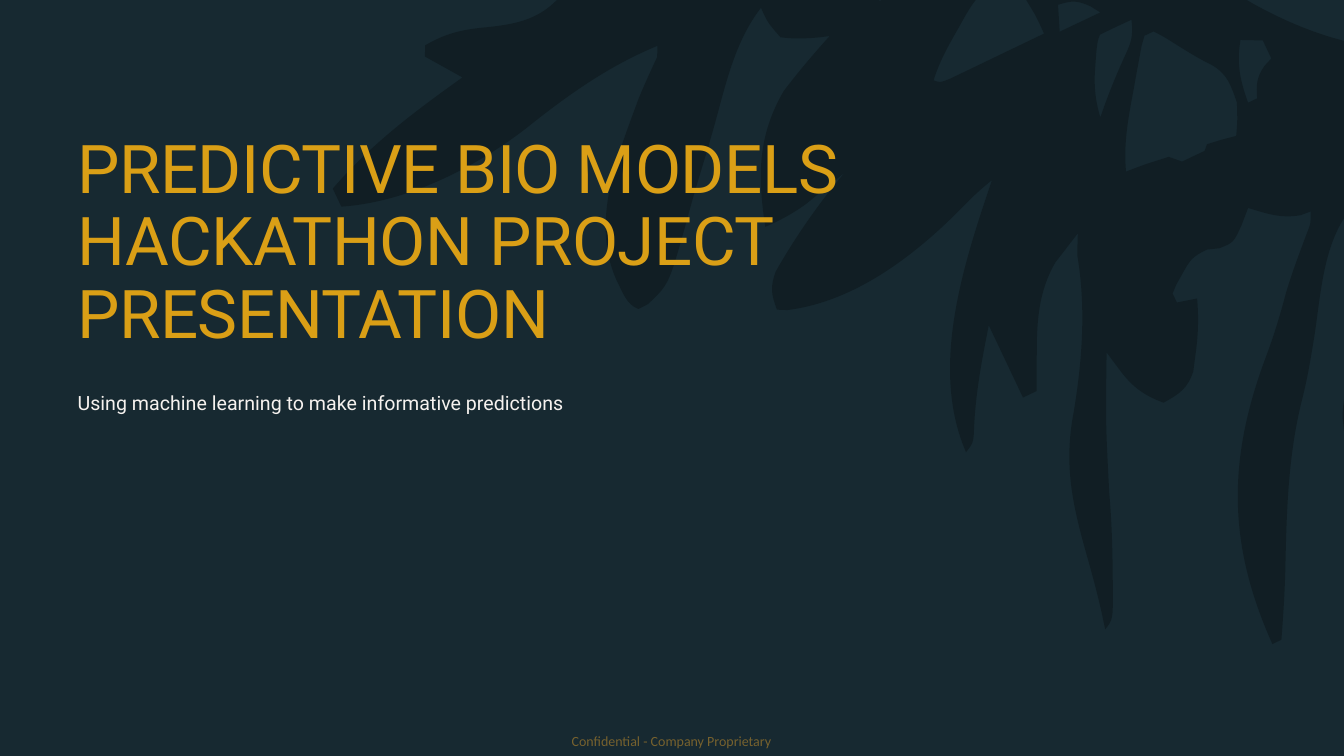
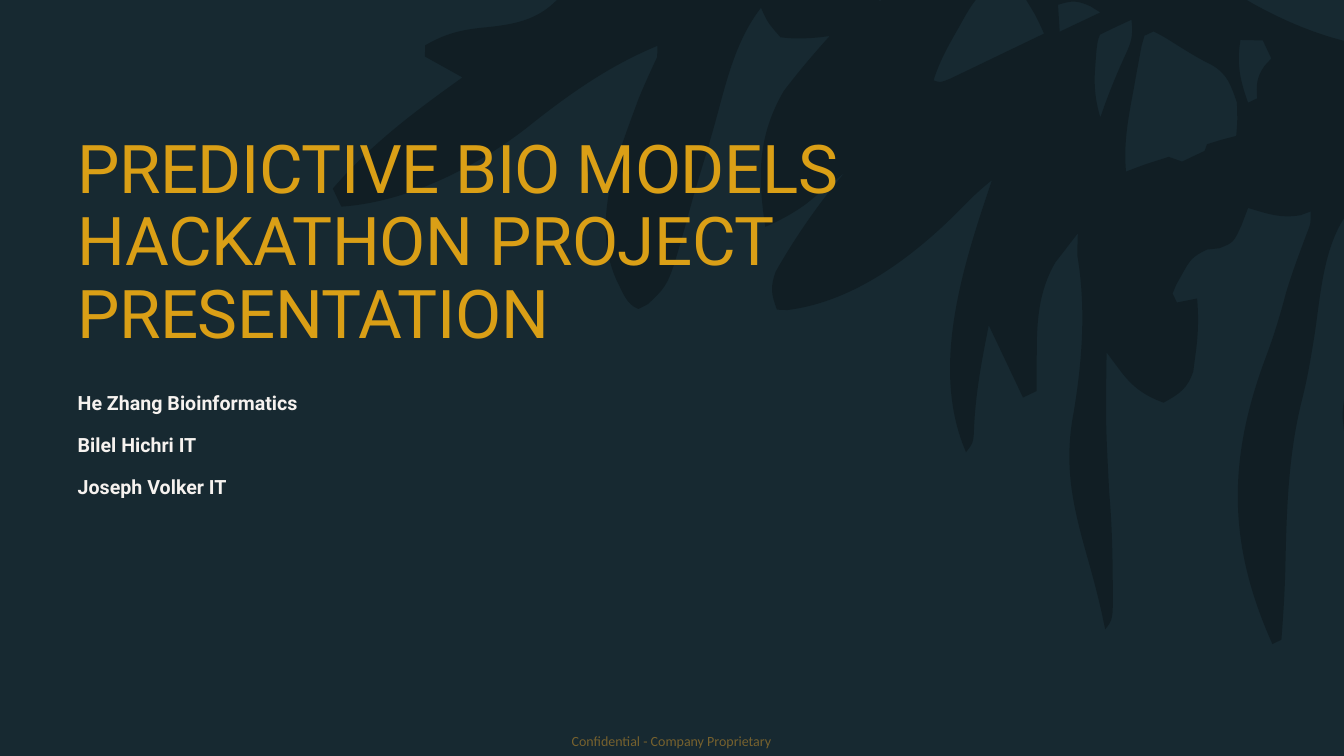
Before and after one commit to idt-hzhang/predictive_bio_models, a slide deck: slide 1 of Hackathon_Presentation.pptx. Drawn at 1344x756 pixels with LibreOffice and Linux fonts; fonts in the diff are those of the drawing; background and template pictures are left out. Boxes give left, top, right and bottom in pixels: in the first picture for what was removed or moved away, otherwise in the second. Text is boxed around its words. In the diff, an @@ line names an element or a change of style, - is before the commit and + after.

Commit message:
adding our names to ppt

```diff
--- a/Hackathon_Presentation.pptx
+++ b/Hackathon_Presentation.pptx
@@ text at <box>78,395,297,498</box>: text changed; bold on @@
-Using machine learning to make informative predictions
+He Zhang Bioinformatics
+Bilel Hichri IT
+Joseph Volker IT
```
